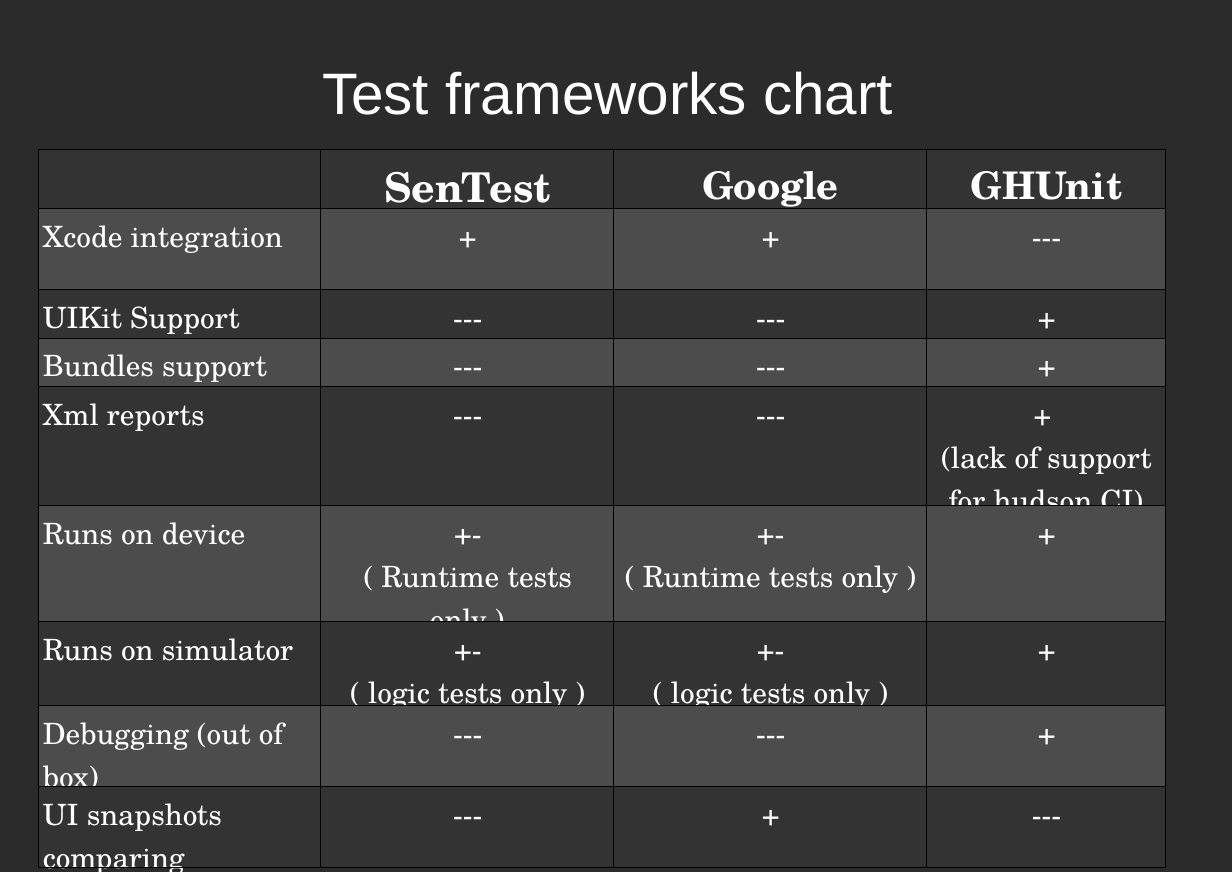
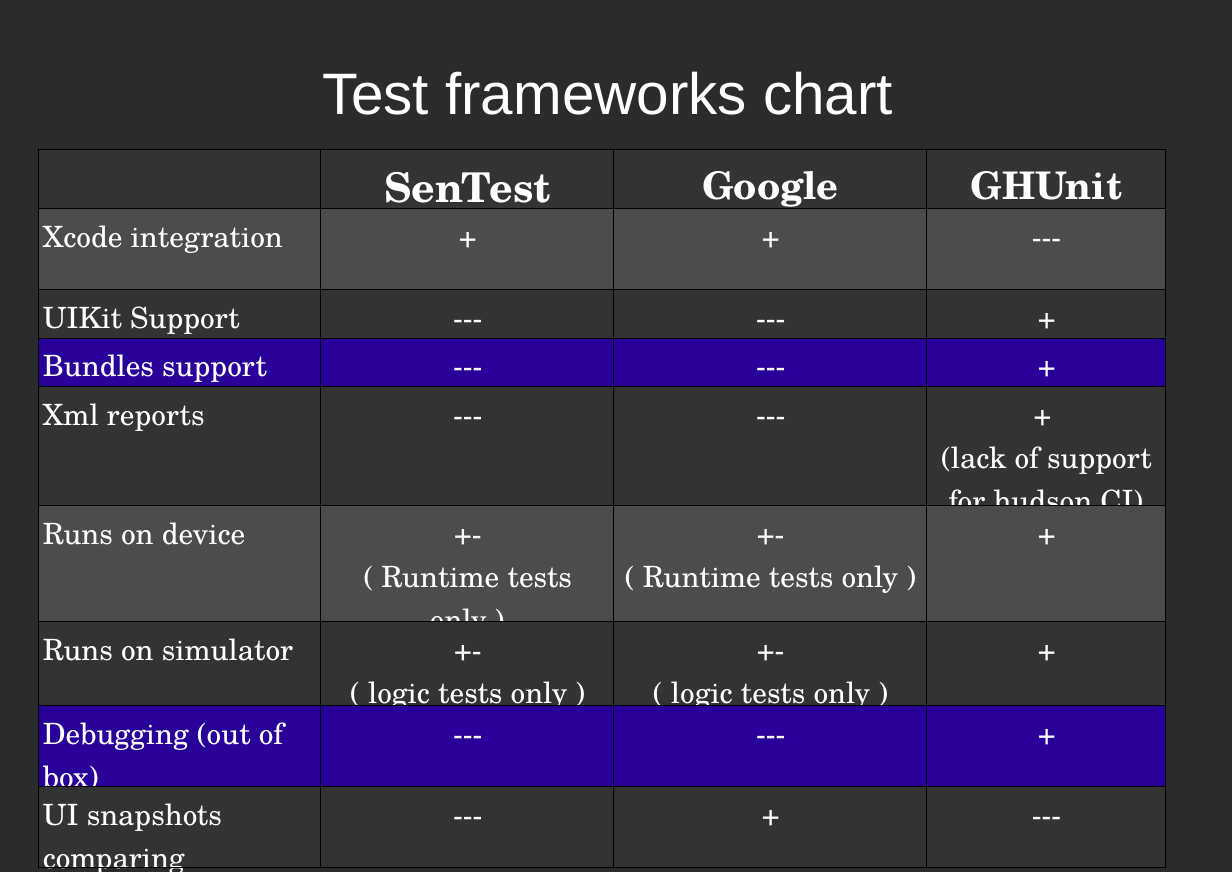
Before and after one commit to dodikk/iOS-articles, a slide deck: slide 20 of 3-iContiniousIntegration/ciPresentation.odp (slide 18 before the commit). Drawn at 1232x872 pixels with LibreOffice and Linux fonts; fonts in the diff are those of the drawing; background and template pictures are left out; a plain dark background stands for a picture behind light text. Boxes give left, top, right and bottom in pixels: in the first picture for what was removed or moved away, otherwise in the second. Text is boxed around its words. In the diff, an @@ line names an element or a change of style, - is before the commit and + after.

```diff
--- a/3-iContiniousIntegration/ciPresentation.odp
+++ b/3-iContiniousIntegration/ciPresentation.odp
@@ table at <box>39,149,1167,872</box> @@
@@ fill #4C4C4C to #280099 in 8 cells @@
```
Also in this commit, not shown: 5 other slides changed, 4 slides added, 2 slides removed, 2 other files.
